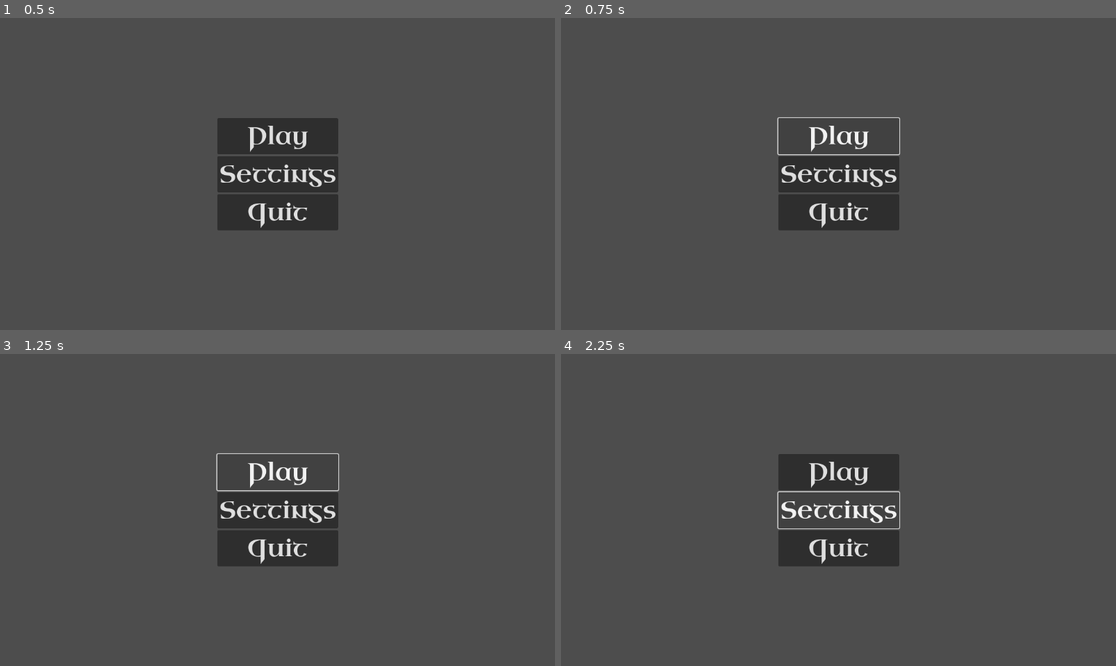
Above: before the commit, frames 1-4 (two rows, left to right).
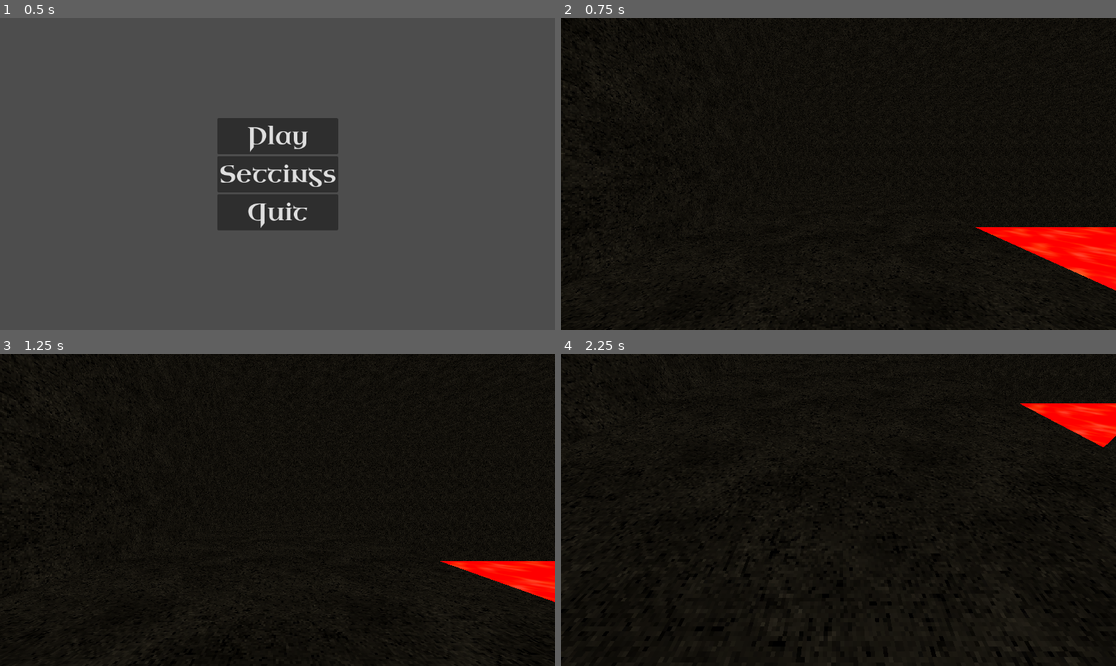
Above: after the commit, the same moments.

Repository: P3-J/jamjamjam
Game: Godot game, scene res://src/scenes/main_menu.tscn
Two runs of this game, one before a commit and one after it. Both use one fixed random seed, a clock stepped at 60 frames per second and the inputs below.
Inputs (mouse positions are in pixels of both pictures, inside the frame that each line leads up to):
- Up to frame 1 (0.5 s): no input
- Up to frame 2 (0.75 s): click "Play" at 0.5 s
- Up to frame 3 (1.25 s): no input
- Up to frame 4 (2.25 s): click (838, 472) at 1.25 s, where only the run before the commit has a clickable "Play"; click (838, 510) at 2 s, where only the run before the commit has a clickable "Settings"

Frame 1 is identical in both runs. In frame 2, 100% of the frame differs, in the area x 0-100%, y 0-100%; in frame 3, 100%; in frame 4, 100%.

Commit message:
world fix

Diff:
--- a/src/scenes/world.tscn
+++ b/src/scenes/world.tscn
@@ -1,7 +1,5 @@
-[gd_scene load_steps=36 format=4 uid="uid://bkoasxvpq0gjv"]
 [gd_scene load_steps=49 format=4 uid="uid://bkoasxvpq0gjv"]
 
-[ext_resource type="PackedScene" uid="uid://bn5kewb311n14" path="res://src/scenes/pause_menu.tscn" id="1_0qpcy"]
 [ext_resource type="Script" path="res://addons/qodot/src/nodes/qodot_map.gd" id="1_grcaj"]
 [ext_resource type="Resource" uid="uid://dgm276g7bw8q5" path="res://addons/qodot/game_definitions/fgd/base_classes/target_base_class.tres" id="2_60xna"]
 [ext_resource type="Resource" uid="uid://ccdjpf5j25aua" path="res://addons/qodot/game_definitions/fgd/base_classes/targetname_base_class.tres" id="3_ugn0r"]
@@ -168,18 +166,6 @@
 
 [node name="world" type="Node3D"]
 
-[node name="UI" type="Control" parent="."]
-layout_mode = 3
-anchors_preset = 15
-anchor_right = 1.0
-anchor_bottom = 1.0
-grow_horizontal = 2
-grow_vertical = 2
-
-[node name="PauseMenu" parent="UI" instance=ExtResource("1_0qpcy")]
-process_mode = 3
-visible = false
-layout_mode = 1
 [node name="WorldEnvironment" type="WorldEnvironment" parent="."]
 environment = SubResource("Environment_tvsks")
 
--- a/src/scripts/player.gd
+++ b/src/scripts/player.gd
@@ -15,72 +15,72 @@
 
 
 func _ready() -> void:
-    head = get_node("head")
-    jump_timer = get_node("utils/jump_timer")
+	head = get_node("head")
+	jump_timer = get_node("utils/jump_timer")
 
-    Input.set_mouse_mode(Input.MOUSE_MODE_CAPTURED)
+	Input.set_mouse_mode(Input.MOUSE_MODE_CAPTURED)
 
 
 func _physics_process(delta: float) -> void:
 	var direction := Vector3()
 
-    direction = _player_movement(direction)
-    direction = direction.normalized()
+	direction = _player_movement(direction)
+	direction = direction.normalized()
 
 	velocity.x = direction.x * speed
 	velocity.z = direction.z * speed
 	velocity = global_transform.basis * velocity
 
-    if is_on_floor():
-        # reset the ability to jump.
-        if (!jump_timer.is_stopped()):
-            jump_timer.stop()
-            can_still_jump = true
+	if is_on_floor():
+		# reset the ability to jump.
+		if (!jump_timer.is_stopped()):
+			jump_timer.stop()
+			can_still_jump = true
 
-        jumped = false
+		jumped = false
 
-    if Input.is_action_just_pressed("jump") and not jumped and can_still_jump:
-        jumped = true
-        velocity.y = jump_speed
-        can_still_jump = false
+	if Input.is_action_just_pressed("jump") and not jumped and can_still_jump:
+		jumped = true
+		velocity.y = jump_speed
+		can_still_jump = false
 
 
-    if not is_on_floor():
+	if not is_on_floor():
 
-        if (jump_timer.is_stopped()):
-            jump_timer.start()
+		if (jump_timer.is_stopped()):
+			jump_timer.start()
 
-        velocity.y += gravity * delta
-        if velocity.y < max_fall_speed:
-            velocity.y = max_fall_speed
+		velocity.y += gravity * delta
+		if velocity.y < max_fall_speed:
+			velocity.y = max_fall_speed
 
 	move_and_slide()
 
-    if is_on_floor() and velocity.y < 0:
-        velocity.y = 0
+	if is_on_floor() and velocity.y < 0:
+		velocity.y = 0
 
 
 func _input(event: InputEvent) -> void:
-    if event is InputEventMouseMotion:
-        rotate_y(-event.relative.x * mouse_sensitivity)
+	if event is InputEventMouseMotion:
+		rotate_y(-event.relative.x * mouse_sensitivity)
 
-        y_rotation = clamp(y_rotation - event.relative.y * mouse_sensitivity, -1.5, 1.0)
-        head.rotation.x = y_rotation
+		y_rotation = clamp(y_rotation - event.relative.y * mouse_sensitivity, -1.5, 1.0)
+		head.rotation.x = y_rotation
 
 
 func _player_movement(direction: Vector3) -> Vector3:
-    if Input.is_action_pressed("up"):
-        direction.z -= 1
-    if Input.is_action_pressed("down"):
-        direction.z += 1
-    if Input.is_action_pressed("left"):
-        direction.x -= 1
-    if Input.is_action_pressed("right"):
-        direction.x += 1
+	if Input.is_action_pressed("up"):
+		direction.z -= 1
+	if Input.is_action_pressed("down"):
+		direction.z += 1
+	if Input.is_action_pressed("left"):
+		direction.x -= 1
+	if Input.is_action_pressed("right"):
+		direction.x += 1
 
-    return direction
+	return direction
 
 
 func _on_jump_timer_timeout() -> void:
-    print("epic")
-    can_still_jump = false
+	print("epic")
+	can_still_jump = false
